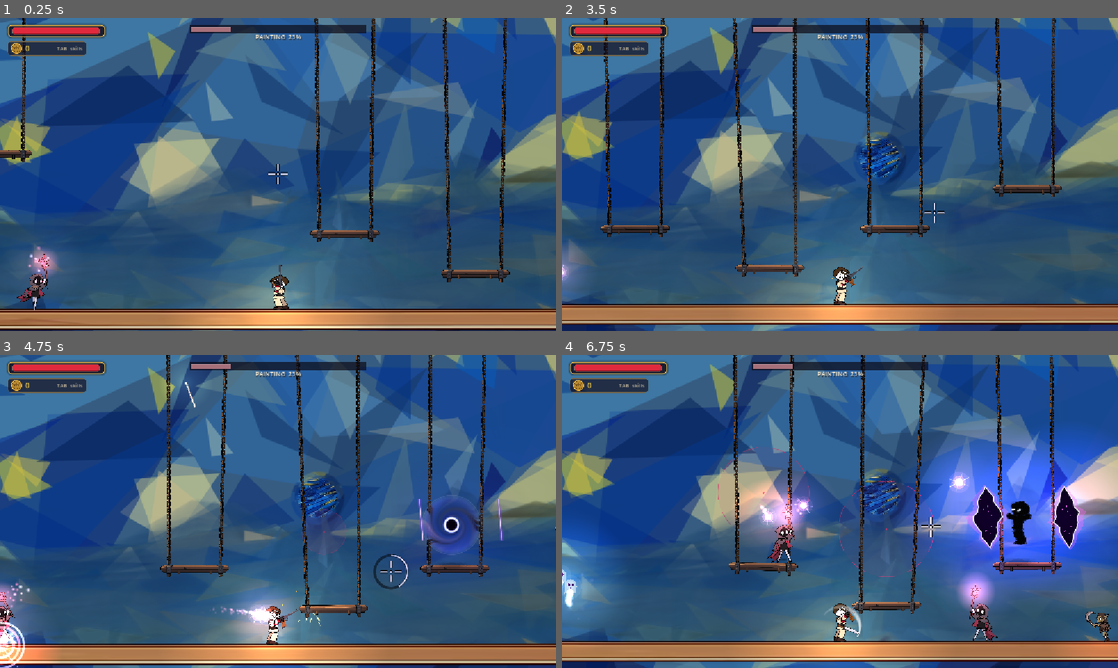
Above: before the commit, frames 1-4 (two rows, left to right).
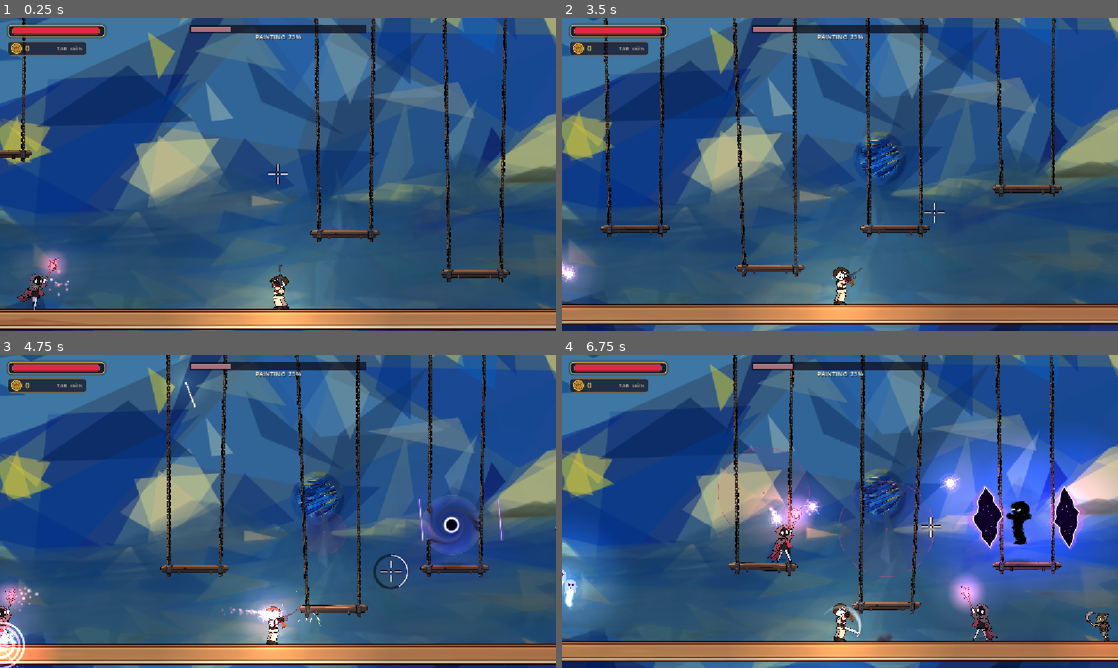
Above: after the commit, the same moments.

Repository: VSathvikReddy/Let-s-figure-it-out
Game: Godot game, scene res://sinan/levels/level.tscn
Same seed, same stepped clock (60 frames per second), same inputs: the game is played once before the commit and once after it. This scene is started directly instead of the project's main scene.
Inputs (mouse positions are in pixels of both pictures, inside the frame that each line leads up to):
- Up to frame 1 (0.25 s): no input
- Up to frame 2 (3.5 s): tap Enter at 0.5 s; move the mouse to (962, 158) at 0.52 s; hold D (move_right) 0.53-1.25 s; tap Shift (dash) at 0.6 s; click (962, 158) at 0.67 s; tap Space (jump) at 0.77, 1.07 s; drag from (728, 190) to (928, 268) at 1.27 s; move the mouse to (895, 105) at 2.02 s; hold D (move_right) 2.03-2.75 s; hold Right mouse button (fire_paint) 2.03-2.75 s; drag from (812, 237) to (934, 212) at 2.77 s
- Up to frame 3 (4.75 s): move the mouse to (444, 558) at 3.52 s; hold A (move_left) 3.53-4.25 s; tap F at 3.6 s; tap Space (jump) at 3.77, 4.07 s; drag from (111, 464) to (405, 564) at 4.27 s
- Up to frame 4 (6.75 s): move the mouse to (867, 511) at 5.02 s; hold S (move_down) 5.03-5.75 s; click (867, 511) at 5.1 s; drag from (756, 433) to (728, 527) at 5.77 s; move the mouse to (962, 495) at 6.52 s; hold W from 6.53 s (still down); tap V (melee) at 6.6 s

The runs differ from the first frame. In frame 1, 0.5% of the frame differs, in the area x 5-13%, y 72-89%; in frame 2, 0.1%; in frame 3, 0.8%; in frame 4, 2.3%, in the area x 31-78%, y 37-92%.

Commit message:
Updated Witch Hand Direction
Updated witch hand direction from vertical to horizontal

Diff:
--- a/sinan/actors/enemies/witch/witch.tscn
+++ b/sinan/actors/enemies/witch/witch.tscn
@@ -816,11 +816,12 @@
 region_rect = Rect2(601, 236, 265, 227)
 
 [node name="StaffPivot" type="Node2D" parent="Visual/Rig" unique_id=170461156]
-position = Vector2(8, -11.2)
-rotation = -0.15
+position = Vector2(8.461538, -11.538462)
+rotation = 0.77427816
 
 [node name="Staff" type="Sprite2D" parent="Visual/Rig/StaffPivot" unique_id=1996122553]
-position = Vector2(15.29, -11.94)
+position = Vector2(12.348835, -11.701388)
+rotation = 0.6323627
 scale = Vector2(0.1, 0.1)
 texture = ExtResource("4_sheet")
 centered = false
@@ -855,7 +856,7 @@
 position = Vector2(1, -7)
 shape = SubResource("CapsuleShape2D_witch")
 
-[node name="Light" type="PointLight2D" parent="."]
+[node name="Light" type="PointLight2D" parent="." unique_id=1673794770]
 position = Vector2(0, -20)
 color = Color(1, 0.36, 0.42, 1)
 energy = 0.4
